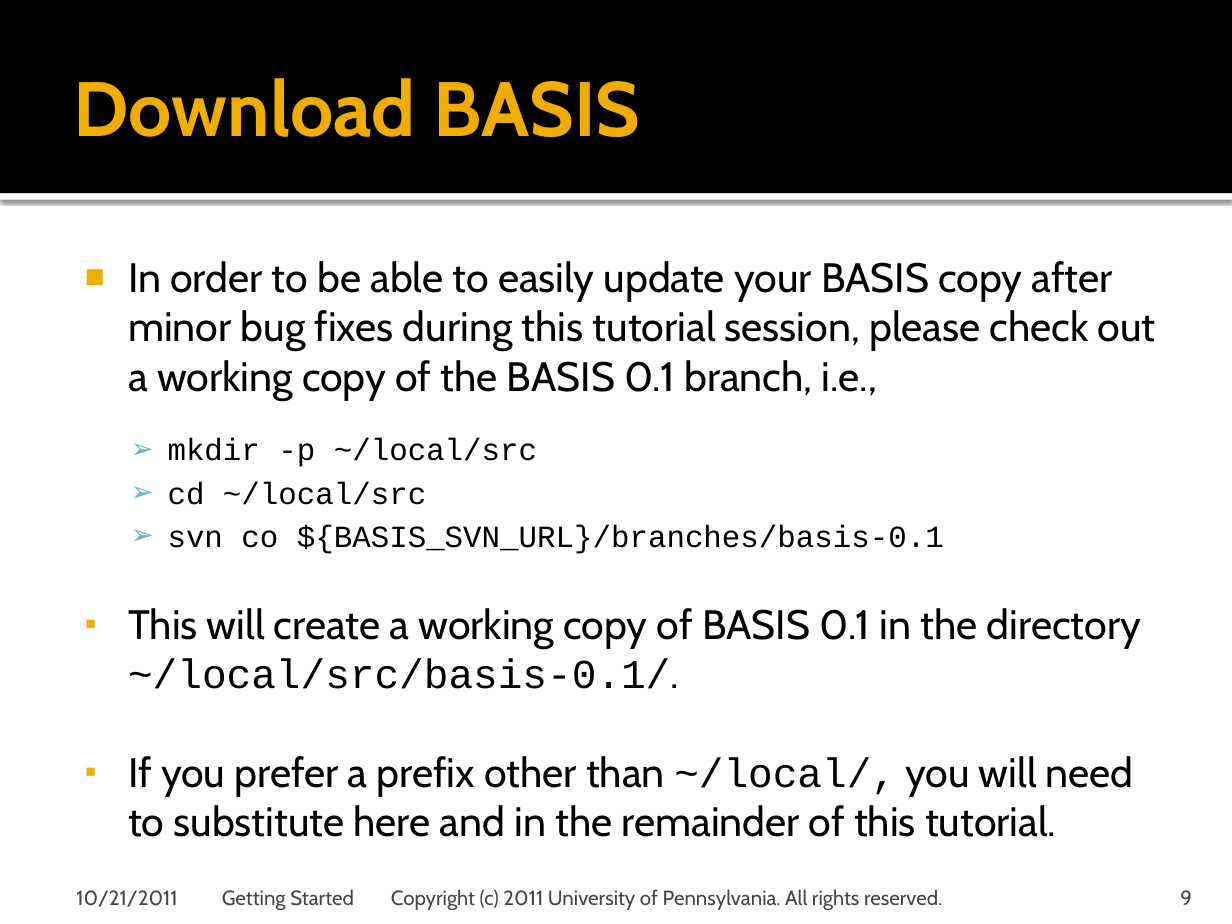
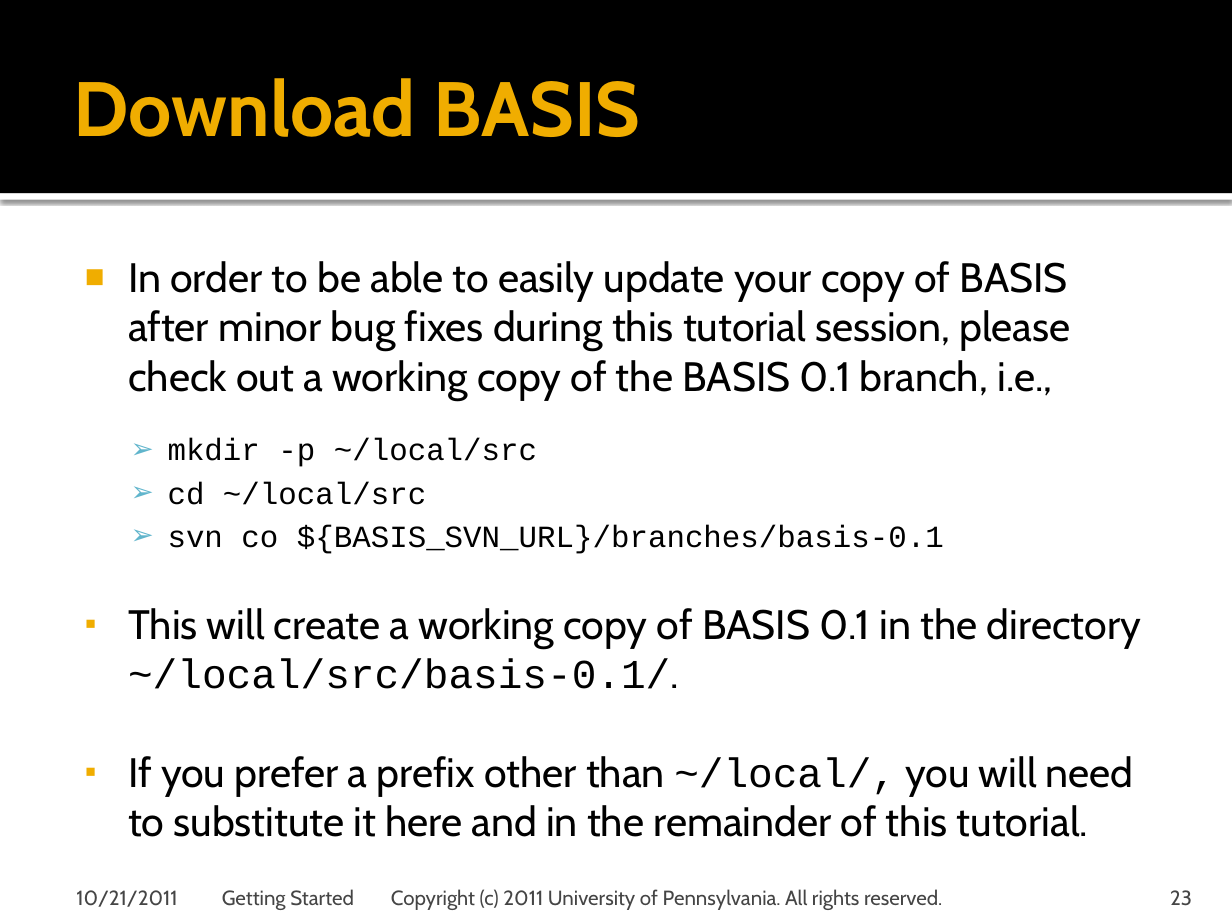
Before and after one commit to cmake-basis/legacy, a slide deck: slide 23 of doc/tutorials/BASIS Tutorial - 02 Getting Started.pptx (slide 9 before the commit). Drawn at 1232x924 pixels with LibreOffice and Linux fonts; fonts in the diff are those of the drawing; background and template pictures are left out. Boxes give left, top, right and bottom in pixels: in the first picture for what was removed or moved away, otherwise in the second. Text is boxed around its words. In the diff, an @@ line names an element or a change of style, - is before the commit and + after.

Commit message:
Modified basisproject tool to not use .basis/cache file, but initialize default options from what is actually there. Added quick start guide to Getting Started tutorial.

```diff
--- a/doc/tutorials/BASIS Tutorial - 02 Getting Started.pptx
+++ b/doc/tutorials/BASIS Tutorial - 02 Getting Started.pptx
@@ text at (128, 261, 1070, 400): text changed @@
-■ In order to be able to easily update your BASIS copy after minor bug fixes during this tutorial session, please check out a working copy of the BASIS 0.1 branch, i.e.,
+■ In order to be able to easily update your copy of BASIS after minor bug fixes during this tutorial session, please check out a working copy of the BASIS 0.1 branch, i.e.,
@@ text at (128, 756, 1134, 837): text changed @@
-▪ If you prefer a prefix other than ~/local/, you will need to substitute here and in the remainder of this tutorial.
+▪ If you prefer a prefix other than ~/local/, you will need to substitute it here and in the remainder of this tutorial.
@@ page number at (1170, 890, 1192, 906): text changed @@
-9
+23
```
Also in this commit, not shown: 9 other slides changed, 14 slides added, 2 other files.
